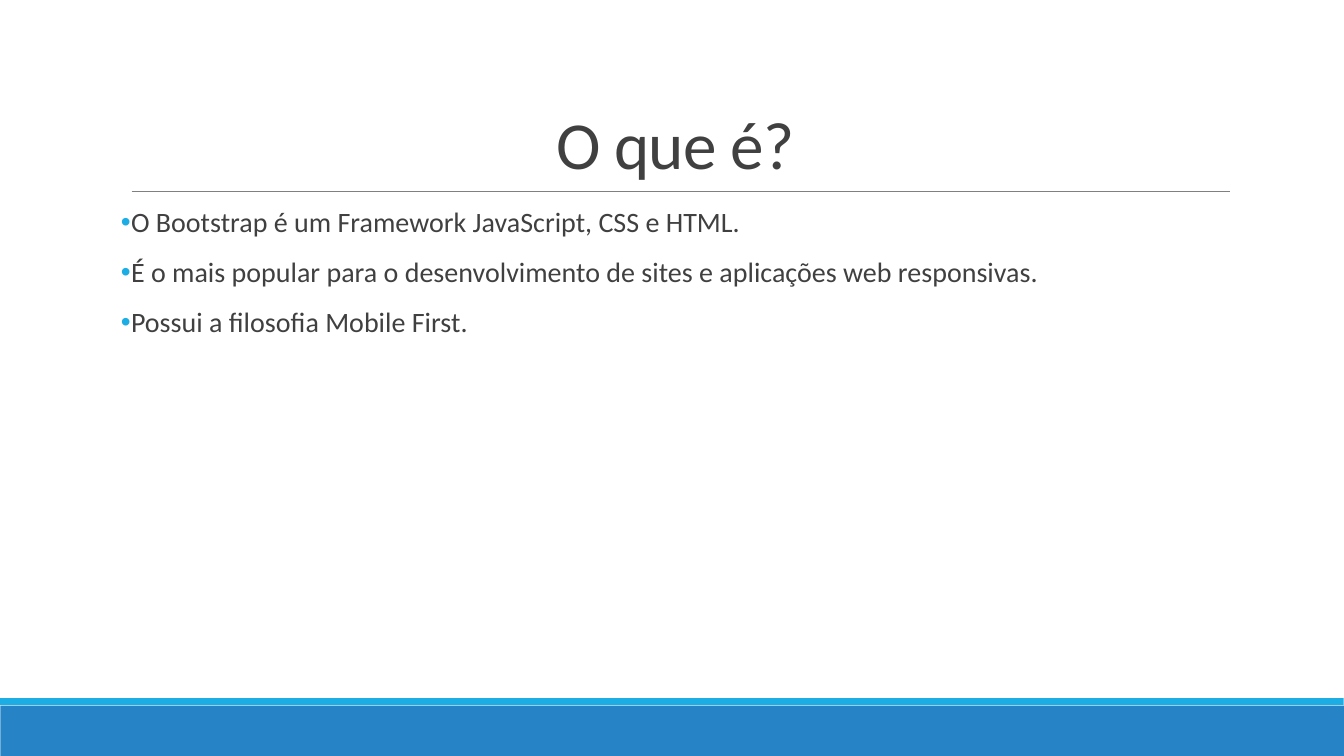
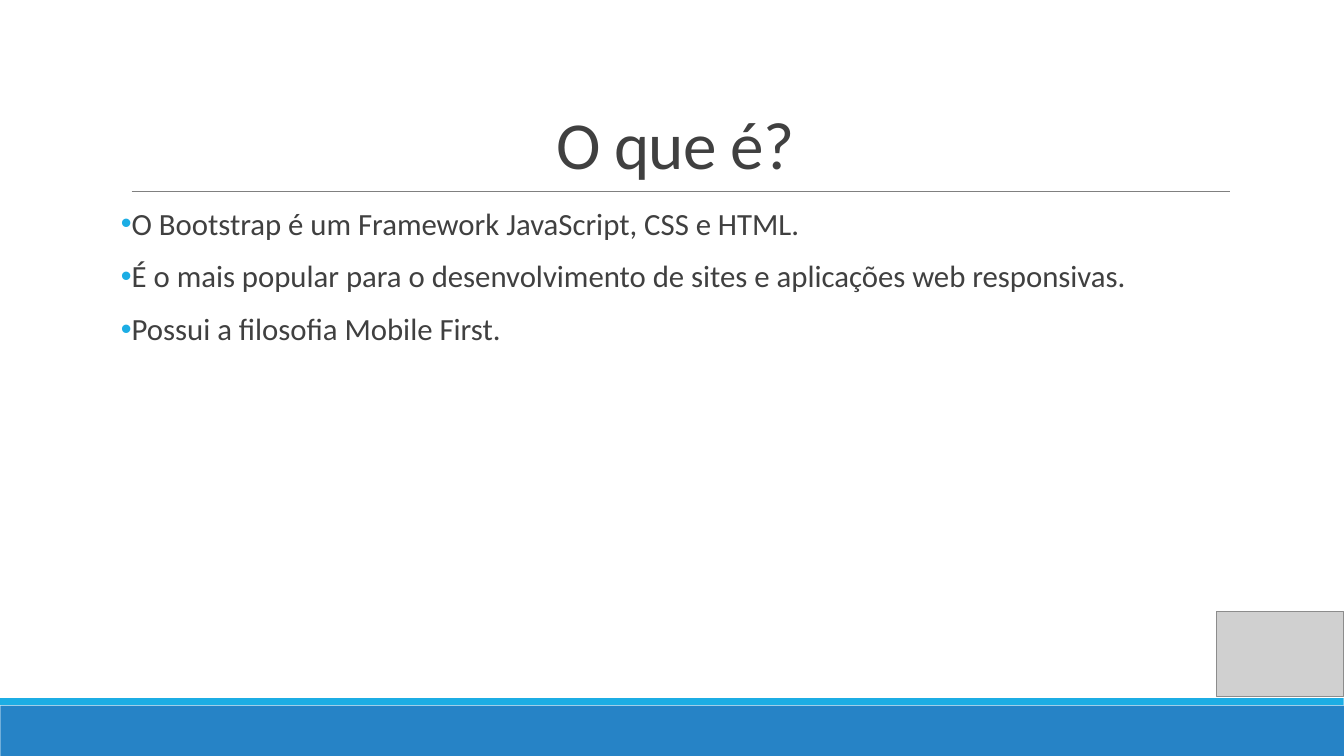
Before and after one commit to V1n1c1us/internetBootstrap, a slide deck: slide 2 of Aula-Bootstrap.pptx. Drawn at 1344x756 pixels with LibreOffice and Linux fonts; fonts in the diff are those of the drawing; grey boxes stand for pictures. Boxes give left, top, right and bottom in pixels: in the first picture for what was removed or moved away, otherwise in the second. Text is boxed around its words. In the diff, an @@ line names an element or a change of style, - is before the commit and + after.

```diff
--- a/Aula-Bootstrap.pptx
+++ b/Aula-Bootstrap.pptx
@@ text "O Bootstrap é um Framework ..." at [132, 213, 1125, 341]: size 20 to 22 pt @@
@@ picture added at [1217, 611, 1344, 697] @@
```
Also in this commit, not shown: 4 other slides changed, 9 slides added, 1 slide removed.
